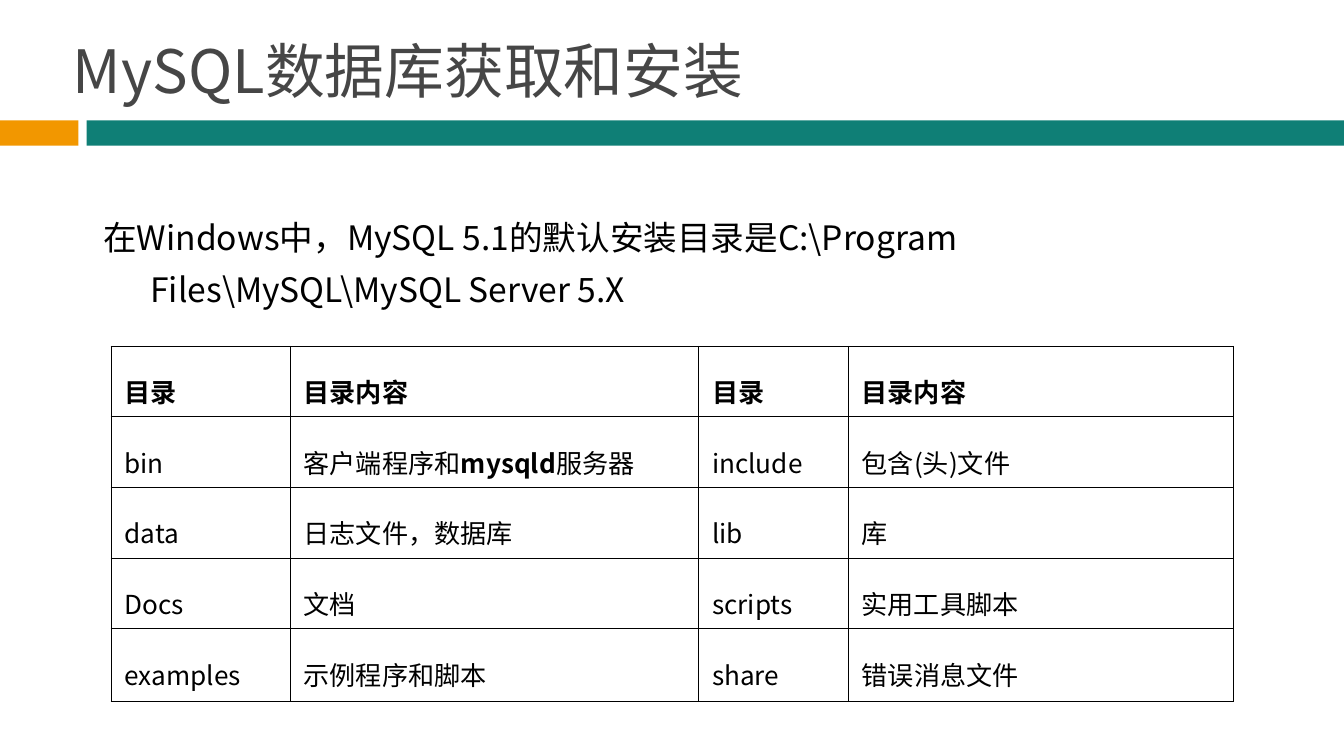
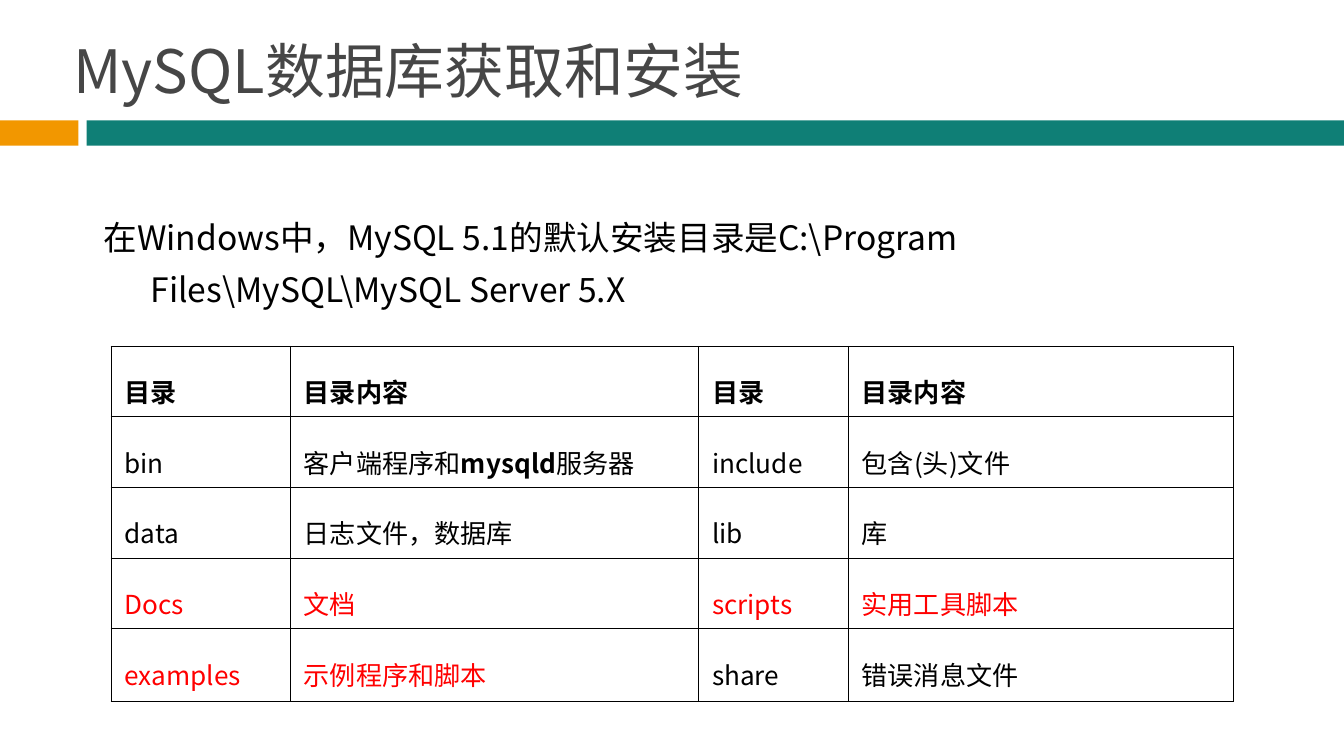
Before and after one commit to hbsiteam/Teaching2013, a slide deck: slide 29 of 3G/MySQL数据库/MySQL_PPT_1.0.0/MySQL-chapter-1-v1.0.0.ppt (slide 28 before the commit). Drawn at 1344x756 pixels with LibreOffice and Linux fonts; fonts in the diff are those of the drawing; background and template pictures are left out. Boxes give left, top, right and bottom in pixels: in the first picture for what was removed or moved away, otherwise in the second. Text is boxed around its words. In the diff, an @@ line names an element or a change of style, - is before the commit and + after.

```diff
--- a/3G/MySQL数据库/MySQL_PPT_1.0.0/MySQL-chapter-1-v1.0.0.ppt
+++ b/3G/MySQL数据库/MySQL_PPT_1.0.0/MySQL-chapter-1-v1.0.0.ppt
@@ table at bbox=[112, 347, 1232, 695] @@
@@ text colour #000000 to #FF0000 in "Docs", "文档", "scripts", "实用工具脚本" and 2 more places @@
```
Also in this commit, not shown: 15 other slides changed, 1 slide added, 4 other files.
